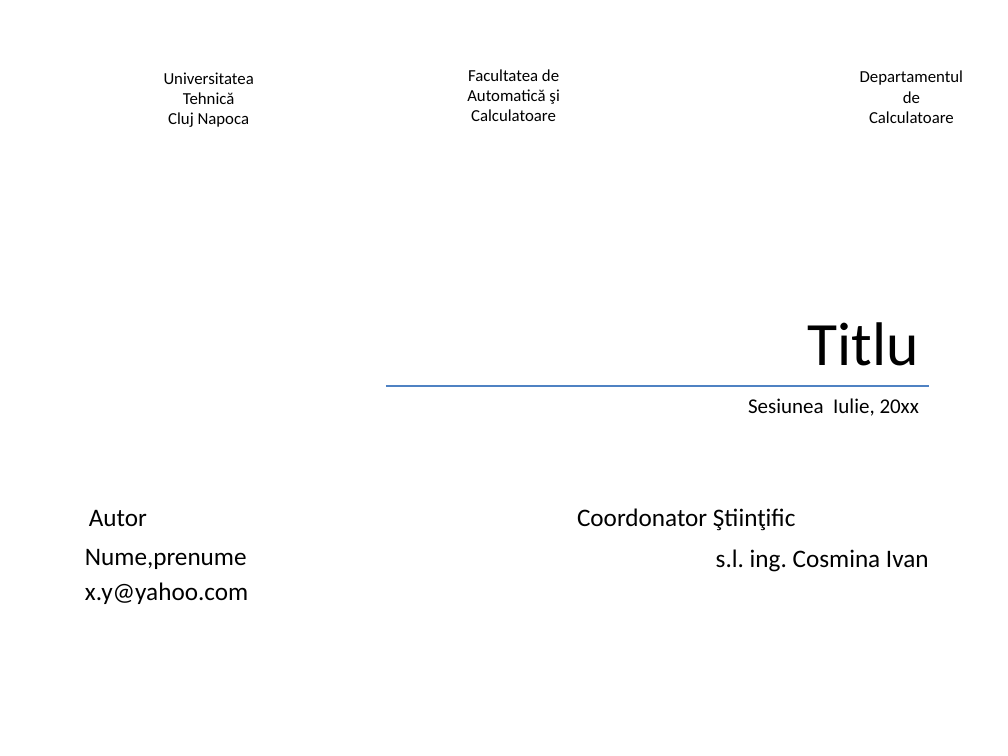
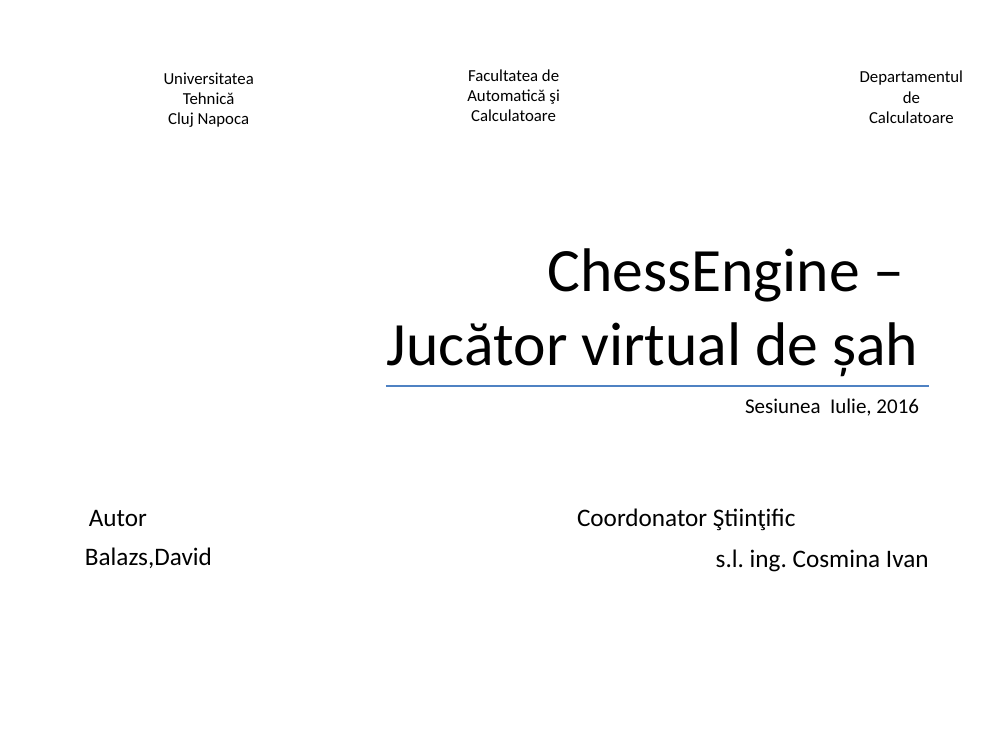
Before and after one commit to davidbalazs/chessEngine-documentation, a slide deck: slide 1 of Documentation written by me/Prezentarea finala/resurse/template_prezentare.pptx. Drawn at 1008x756 pixels with LibreOffice and Linux fonts; fonts in the diff are those of the drawing; background and template pictures are left out. Boxes give left, top, right and bottom in pixels: in the first picture for what was removed or moved away, otherwise in the second. Text is boxed around its words. In the diff, an @@ line names an element or a change of style, - is before the commit and + after.

```diff
--- a/Documentation written by me/Prezentarea finala/resurse/template_prezentare.pptx
+++ b/Documentation written by me/Prezentarea finala/resurse/template_prezentare.pptx
@@ title at box(387, 248, 918, 377): text changed @@
-Titlu
+ChessEngine –
+Jucător virtual de șah
@@ text at box(745, 398, 919, 416): text changed @@
-Sesiunea Iulie, 20xx
+Sesiunea Iulie, 2016
@@ text at box(85, 547, 212, 568): text changed @@
-Nume,prenume
-x.y@yahoo.com
+Balazs,David
```
Also in this commit, not shown: 4 other slides changed, 1 slide added, 1 slide removed, 2 other files.
